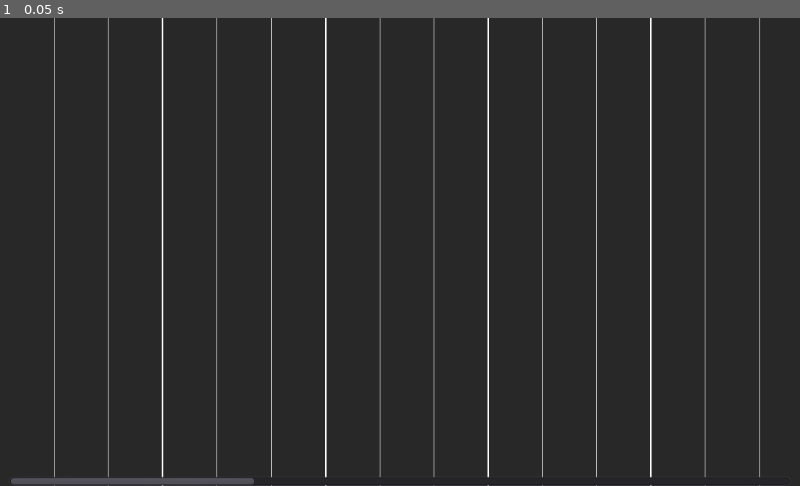
Above: before the commit, frame 1.
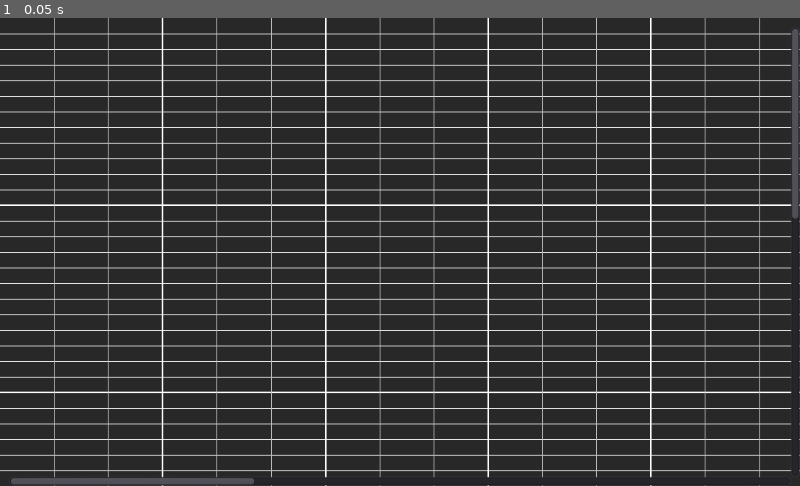
Above: after the commit, the same moment.

Repository: SeleDreams/Godot-PianoRoll
Game: Godot game, scene res://views/MidiEditor/MidiEditor.tscn
Two runs of this game, one before a commit and one after it. Both use one fixed random seed, a clock stepped at 60 frames per second and the inputs below. The project has no main scene, so this scene is started directly.
Inputs:
- Up to frame 1 (0.05 s): no input

The runs differ from the first frame. In frame 1, 8.1% of the frame differs, in the area x 0-100%, y 2-98%.

Commit message:
started adding octave lines

Diff:
--- a/views/MidiEditor/MidiDrawArea.gd
+++ b/views/MidiEditor/MidiDrawArea.gd
@@ -6,10 +6,16 @@
 export var timesig_denominator : int = 4
 export var bpm : int = 120
 export var horizontal_scale : float = 50
+export var vertical_scale : float = 20
+
 export var bars : int
 export var zoom_steps : float = 0.2
-export var max_zoom : float = 500
-export var min_zoom : float = 150
+export var max_h_zoom : float = 500
+export var min_h_zoom : float = 150
+export var max_v_zoom : float = 200
+export var min_v_zoom : float = 100
+export var octave_notes : int = 12
+export var number_octaves : int = 8
 
 onready var timesig : float = timesig_numerator as float / timesig_denominator
 onready var hzoom : float = 1
@@ -19,41 +25,55 @@
 var horizontal_offset : int
 var draw_width : int
 var draw_height : int
+
 var space_between_bars : float
-var actual_space_of_bar : float
-var total_size : float
+var space_between_notes : float
+
+var total_horizontal_size : float
+var total_vertical_size : float
 
 # Called when the node enters the scene tree for the first time.
 func _ready():
-	rect_min_size.y = draw_height
 	update_zoom()
 
 func clear_background():
-	draw_rect(Rect2(Vector2(-horizontal_offset,0) + Vector2(horizontal_offset,vertical_offset),Vector2(draw_width,draw_height)),Color(40 as float / 255,40 as float / 255,40 as float / 255,1))
+	draw_rect(Rect2(Vector2.ZERO,Vector2(draw_width,draw_height)),Color(40 as float / 255,40 as float / 255,40 as float / 255,1))
 
 func draw_beats():
 	var bpm_factor = 100 as float / bpm
-	actual_space_of_bar = space_between_bars + (timesig_denominator * bpm_factor)
 	for i in range(1,bars * timesig_numerator):
-			var beat_pos = Vector2(space_between_bars * i / timesig_numerator / timesig_denominator  * bpm_factor  ,0)
-			if beat_pos.x < rect_size.x + horizontal_offset and beat_pos.x > horizontal_offset:
-				draw_line(Vector2(-horizontal_offset,0) + beat_pos,Vector2(-horizontal_offset,0) + beat_pos + Vector2(0,draw_height),Color.gray)
+			var beat_pos = Vector2((space_between_bars * i / timesig_numerator / timesig_denominator * bpm_factor) - horizontal_offset,0)
+			if beat_pos.x < rect_size.x and beat_pos.x > 0:
+				draw_line(beat_pos,beat_pos + Vector2(0,draw_height),Color.gray)
 
 func draw_bars():
 	var bpm_factor = 100 as float / bpm
 	for i in range(1,bars + 1):
-		var bar_pos = Vector2(space_between_bars * i / timesig_denominator * bpm_factor ,0)
-		if bar_pos.x < rect_size.x + horizontal_offset and bar_pos.x > horizontal_offset:
-			draw_line(Vector2(-horizontal_offset,0) + bar_pos,Vector2(-horizontal_offset,0) +  bar_pos + Vector2(0,draw_height),Color.white,2.0)
+		var bar_pos = Vector2((space_between_bars * i / timesig_denominator * bpm_factor) - horizontal_offset ,0)
+		if bar_pos.x < rect_size.x and bar_pos.x > 0:
+			draw_line( bar_pos,bar_pos + Vector2(0,draw_height),Color.white,2.0)
+
+func draw_octaves():
+	for i in range(1,number_octaves * octave_notes + 1):
+		var octave_pos = Vector2(0,space_between_notes * i) - Vector2(0,vertical_offset)
+		var line_size : int = 1 if i % octave_notes != 0 else 2
+		draw_line(octave_pos,octave_pos + Vector2(draw_width,0),Color.white,line_size)
+#		for j in range(0,octave_notes):
+#			var note_pos = (octave_pos + Vector2(0,j * space_between_notes)) + Vector2(0,vertical_offset)
+#			draw_line(note_pos,note_pos + Vector2(0,draw_width),Color.white)
 
 func update_zoom():
-	hzoom = clamp(hzoom,min_zoom,max_zoom)
+	hzoom = clamp(hzoom,min_h_zoom,max_h_zoom)
+	vzoom = clamp(vzoom,min_v_zoom,max_v_zoom)
 	space_between_bars = horizontal_scale * hzoom
+	space_between_notes = vertical_scale * vzoom
 	var bpm_factor = 100 as float / bpm
-	total_size = (space_between_bars * bars / timesig_denominator * bpm_factor) + 2
+	total_horizontal_size = (space_between_bars * bars / timesig_denominator * bpm_factor) + 2
+	total_vertical_size = space_between_notes * number_octaves * octave_notes
 	update()
 
 func _draw():
 	clear_background()
+	draw_octaves()
 	draw_beats()
 	draw_bars()
--- a/views/MidiEditor/MidiEditor.gd
+++ b/views/MidiEditor/MidiEditor.gd
@@ -3,40 +3,58 @@
 
 var previous_h_scroll : float
 var h_scrollbar : HScrollBar
+var v_scrollbar : VScrollBar
 
 onready var midi_draw_area : MidiDrawArea = $MidiDrawArea
 func _ready():
 	h_scrollbar = midi_draw_area.get_node("HScrollBar")
-	#get_v_scrollbar().connect("value_changed",self,"update_offsets")
+	v_scrollbar = midi_draw_area.get_node("VScrollBar")
+	v_scrollbar.connect("value_changed",self,"update_offsets")
 	h_scrollbar.connect("value_changed",self,"update_offsets")
 	connect("resized",self,"update_draw_area")
 	get_tree().get_root().connect("size_changed", self, "update_draw_area")
-	midi_draw_area.hzoom = min(midi_draw_area.min_zoom,midi_draw_area.max_zoom / 2)
-	midi_draw_area.update_zoom()
+	midi_draw_area.hzoom = min(midi_draw_area.min_h_zoom,midi_draw_area.max_h_zoom / 2)
+	midi_draw_area.vzoom = min(midi_draw_area.min_v_zoom,midi_draw_area.max_v_zoom / 2)
 	update_draw_area()
-	h_scrollbar.max_value = midi_draw_area.total_size
-	h_scrollbar.page = rect_size.x
-	print(h_scrollbar.max_value)
 
 func _input(event):
 	if event is InputEventMouseButton:
-		var previous_max_value = h_scrollbar.max_value
-		var previous_value = h_scrollbar.value
-		if event.button_index == BUTTON_WHEEL_UP and Input.is_key_pressed(KEY_CONTROL):
-			midi_draw_area.hzoom += midi_draw_area.zoom_steps
-			update_draw_area()
-		if event.button_index == BUTTON_WHEEL_DOWN and Input.is_key_pressed(KEY_CONTROL):
-			midi_draw_area.hzoom -= midi_draw_area.zoom_steps
-			update_draw_area()
-		h_scrollbar.max_value = midi_draw_area.total_size
-		h_scrollbar.value = previous_value * h_scrollbar.max_value / previous_max_value
+		if Input.is_key_pressed(KEY_CONTROL):
+			if Input.is_key_pressed(KEY_SHIFT):
+				var previous_max_value = h_scrollbar.max_value
+				var previous_value = h_scrollbar.value
+				if event.button_index == BUTTON_WHEEL_UP:
+					midi_draw_area.hzoom += midi_draw_area.zoom_steps
+					update_draw_area()
+				if event.button_index == BUTTON_WHEEL_DOWN and Input.is_key_pressed(KEY_CONTROL):
+					midi_draw_area.hzoom -= midi_draw_area.zoom_steps
+					update_draw_area()
+				h_scrollbar.max_value = midi_draw_area.total_horizontal_size
+				h_scrollbar.value = previous_value * h_scrollbar.max_value / previous_max_value
+			else:
+				var previous_max_value = v_scrollbar.max_value
+				var previous_value = v_scrollbar.value
+				if event.button_index == BUTTON_WHEEL_UP:
+					midi_draw_area.vzoom += midi_draw_area.zoom_steps
+					update_draw_area()
+				if event.button_index == BUTTON_WHEEL_DOWN and Input.is_key_pressed(KEY_CONTROL):
+					midi_draw_area.vzoom -= midi_draw_area.zoom_steps
+					update_draw_area()
+				v_scrollbar.max_value = midi_draw_area.total_vertical_size
+				v_scrollbar.value = previous_value * v_scrollbar.max_value / previous_max_value
+
 
 func update_draw_area():
+	midi_draw_area.update_zoom()
+	h_scrollbar.max_value = midi_draw_area.total_horizontal_size
 	h_scrollbar.page = rect_size.x
+	v_scrollbar.max_value = midi_draw_area.total_vertical_size
+	v_scrollbar.page = rect_size.y
 	midi_draw_area.draw_width = rect_size.x
 	midi_draw_area.draw_height = rect_size.y
 	midi_draw_area.update_zoom()
 
 func update_offsets(value):
 	midi_draw_area.horizontal_offset = h_scrollbar.value
-	midi_draw_area.update()
+	midi_draw_area.vertical_offset = v_scrollbar.value
+	midi_draw_area.update_zoom()
--- a/views/MidiEditor/MidiEditor.tscn
+++ b/views/MidiEditor/MidiEditor.tscn
@@ -20,10 +20,14 @@
 "_edit_use_anchors_": false
 }
 timesig_numerator = 3
-horizontal_scale = 1000.0
+horizontal_scale = 100.0
+vertical_scale = 10.0
 bars = 16
-max_zoom = 10.0
-min_zoom = 1.0
+max_h_zoom = 100.0
+min_h_zoom = 10.0
+max_v_zoom = 5.0
+min_v_zoom = 2.0
+number_octaves = 6
 
 [node name="HScrollBar" type="HScrollBar" parent="MidiDrawArea"]
 anchor_top = 1.0
@@ -34,3 +38,17 @@
 margin_right = -12.0
 max_value = 3335.33
 page = 1024.0
+__meta__ = {
+"_edit_use_anchors_": false
+}
+
+[node name="VScrollBar" type="VScrollBar" parent="MidiDrawArea"]
+anchor_left = 1.0
+anchor_right = 1.0
+anchor_bottom = 1.0
+margin_left = -12.0
+margin_top = 12.0
+margin_bottom = -12.0
+__meta__ = {
+"_edit_use_anchors_": false
+}
